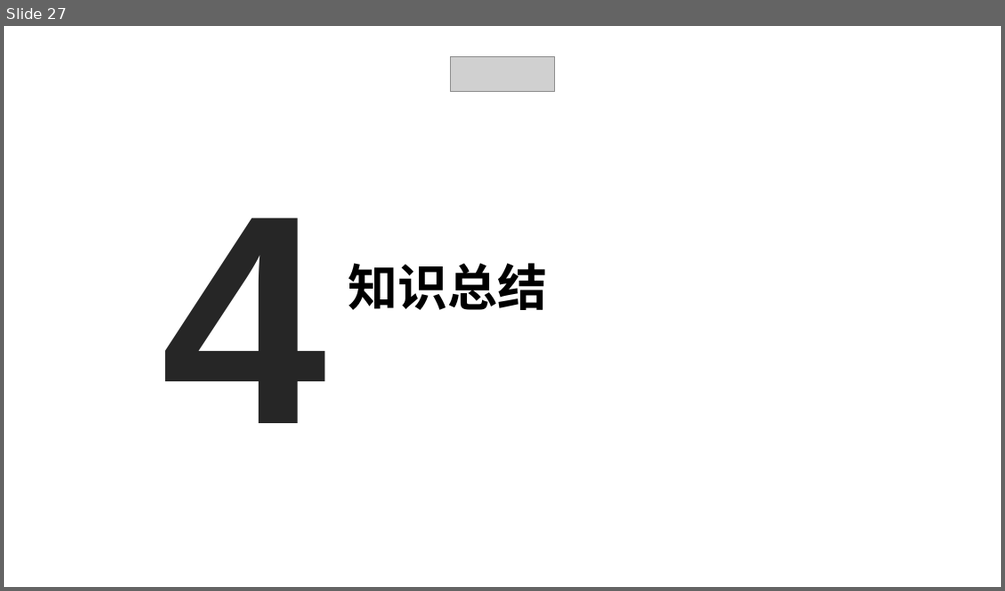
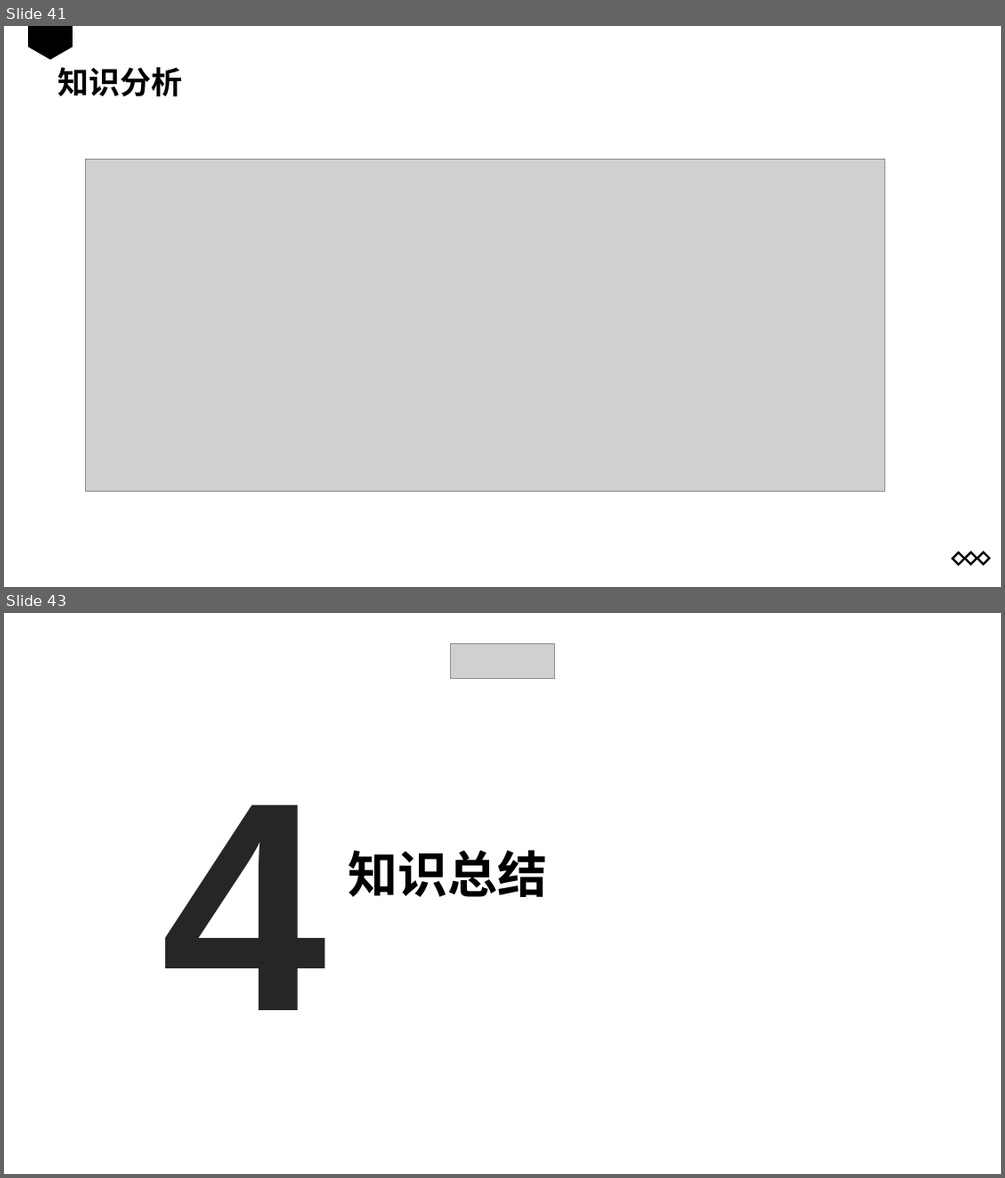
Before and after one commit to JannLeo/teach, a slide deck: Programming Paradigms 2024/Programming Paradigms 2024.pptx. Shown one above the other, each under a label of ours: slide 27 before the commit, slides 41 and 43 after it; the slides between them are not shown. The pictures are 1005x591 and 1005x1178 pixels, drawn with LibreOffice and Linux fonts; fonts in the diff are those of the drawing; grey boxes stand for pictures. Boxes give left, top, right and bottom in pixels: in the first picture for what was removed or moved away, otherwise in the second. Text is boxed around its words. In the diff, an @@ line names an element or a change of style, - is before the commit and + after.

```diff
--- a/Programming Paradigms 2024/Programming Paradigms 2024.pptx
+++ b/Programming Paradigms 2024/Programming Paradigms 2024.pptx
@@ slide 41 added at bbox=[4, 26, 1001, 587], background #FFFFFF @@
@@ freeform shape added at bbox=[28, 26, 73, 59], fill #000000 @@
@@ text added at bbox=[57, 67, 182, 96], 30 pt, text #000000, bold @@
+知识分析
@@ picture added at bbox=[86, 160, 886, 491] @@
@@ freeform shape added at bbox=[952, 553, 964, 564], outline #000000 2 pt @@
@@ freeform shape added at bbox=[965, 553, 977, 564], outline #000000 2 pt @@
@@ freeform shape added at bbox=[978, 553, 989, 564], outline #000000 2 pt @@
@@ what was slide 27 is now slide 43 @@
```
Also in this commit, not shown: 13 slides changed, 15 other slides added, 5 other files.
